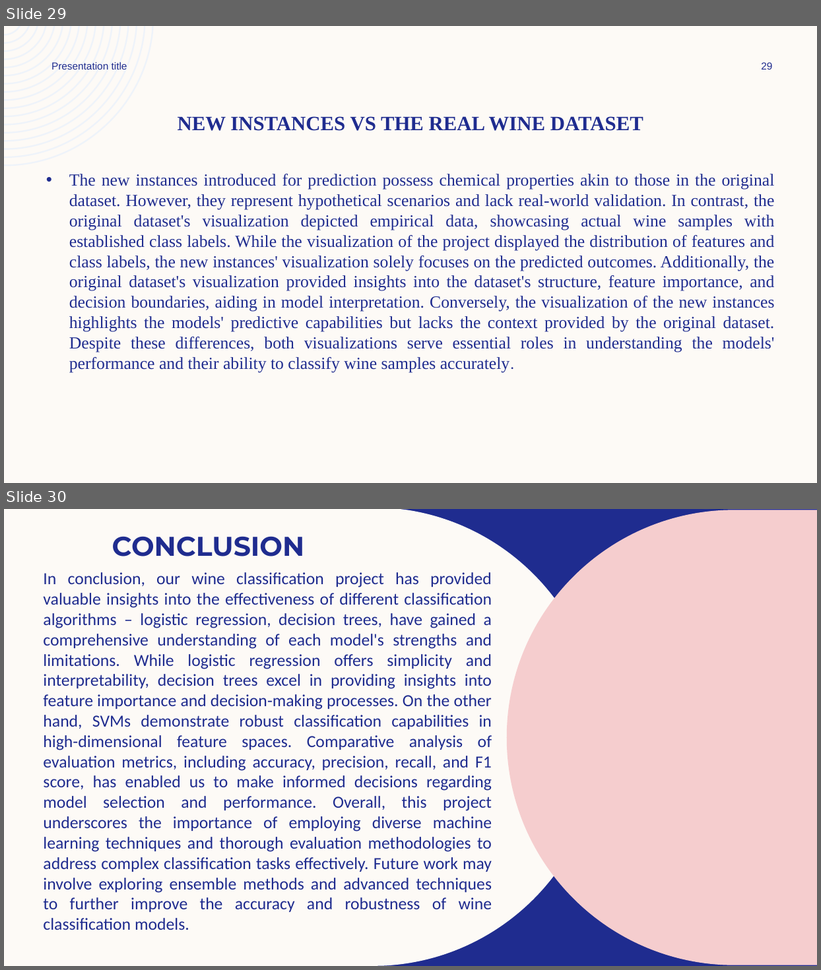
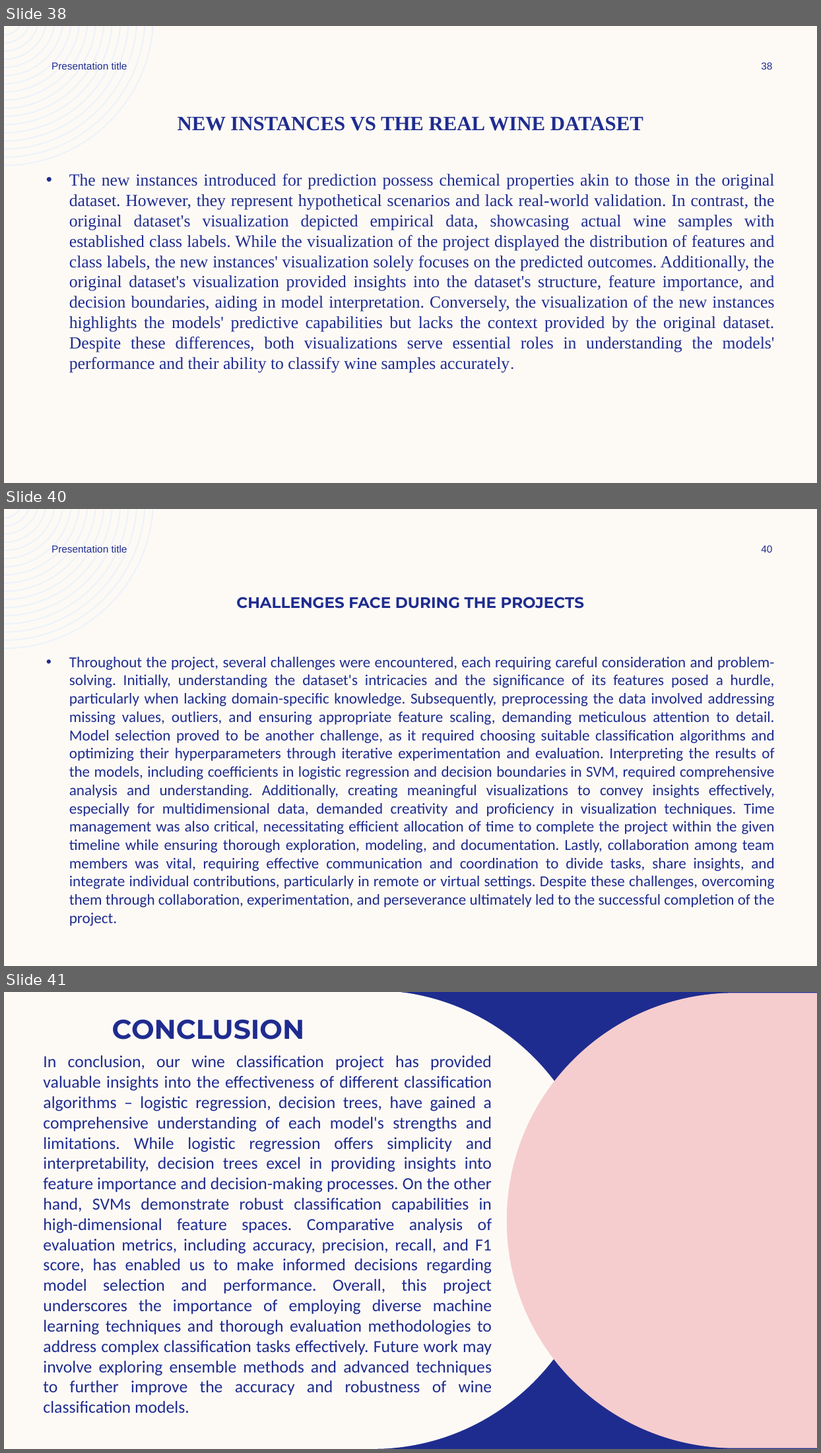
Before and after one commit to bigkebs/code-path-preview, a slide deck: Wine Classification Project_KBM_2024.pptx. Shown one above the other, each under a label of ours: slides 29 and 30 before the commit, slides 38, 40 and 41 after it; the slides between them are not shown. The pictures are 821x970 and 821x1453 pixels, drawn with LibreOffice and Linux fonts; fonts in the diff are those of the drawing; background and template pictures are left out. Boxes give left, top, right and bottom in pixels: in the first picture for what was removed or moved away, otherwise in the second. Text is boxed around its words. In the diff, an @@ line names an element or a change of style, - is before the commit and + after.

```diff
--- a/Wine Classification Project_KBM_2024.pptx
+++ b/Wine Classification Project_KBM_2024.pptx
@@ slide 40 added at bbox=[4, 509, 817, 966], background #FDFAF6; not listed: 1 template element that a slide beside it also shows @@
@@ text added at bbox=[52, 545, 127, 553], 12 pt, text #1F2C8F @@
+Presentation title
@@ page number added at bbox=[761, 545, 772, 553], 12 pt, text #1F2C8F @@
+40
@@ title added at bbox=[236, 597, 584, 609], 18 pt, text #1F2C8F, bold @@
+CHALLENGES FACE DURING THE PROJECTS
@@ text added at bbox=[69, 657, 775, 926], 18 pt, text #1F2C8F @@
+• Throughout the project, several challenges were encountered, each requiring careful consideration and problem-solving. Initially, understanding the dataset's intricacies and the significance of its features posed a hurdle, particularly when lacking domain-specific knowledge. Subsequently, preprocessing the data involved addressing missing values, outliers, and ensuring appropriate feature scaling, demanding meticulous attention to detail. Model selection proved to be another challenge, as it required choosing suitable classification algorithms and optimizing their hyperparameters through iterative experimentation and evaluation. Interpreting the results of the models, including coefficients in logistic regression and decision boundaries in SVM, required comprehensive analysis and understanding. Additionally, creating meaningful visualizations to convey insights effectively, especially for multidimensional data, demanded creativity and proficiency in visualization techniques. Time management was also critical, necessitating efficient allocation of time to complete the project within the given timeline while ensuring thorough exploration, modeling, and documentation. Lastly, collaboration among team members was vital, requiring effective communication and coordination to divide tasks, share insights, and integrate individual contributions, particularly in remote or virtual settings. Despite these challenges, overcoming them through collaboration, experimentation, and perseverance ultimately led to the successful completion of the project.
@@ what was slide 29 is now slide 38 @@
@@ page number at bbox=[761, 62, 772, 70]: text changed @@
-29
+38
@@ what was slide 30 is now slide 41 @@
```
Also in this commit, not shown: 1 slide changed, 10 other slides added.
